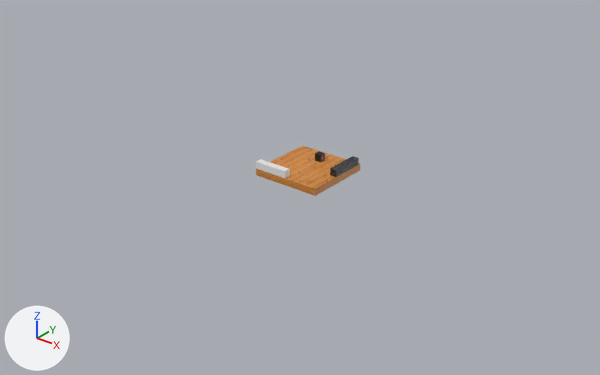
An edit to the glTF model common/models/1level/1level.gltf, drawn before and after from the same camera.
Before and after are seen from a camera (50 mm lens) standing at (125.9, -161.0, 92.5) and looking at (1.1, -5.1, -4.2). The lights are fixed; the arrows at lower left show +X, +Y and +Z. Where no turn or scale is listed for an object, it has been applied to the vertices.

Objects in the first picture: 'Cube.001', 'Platform'.
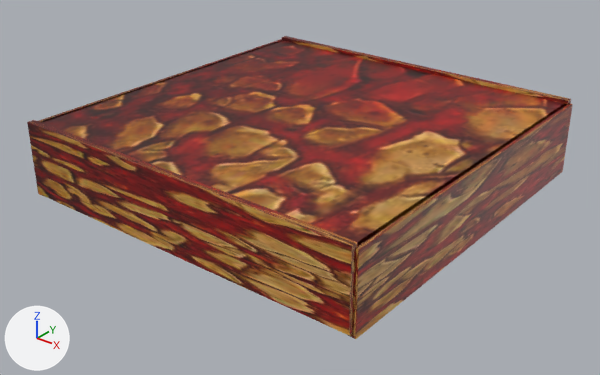
Changed parts and their boxes (x1, y1, x2, y2) in the pictures (600 x 375 px):
'Cube.001', recoloured, moved, rescaled: before (315, 151, 325, 162); after (41, 40, 568, 252)
'wall2', added: after (27, 120, 358, 335)
'wall3', added: after (348, 103, 573, 339)
'wall', added: after (282, 36, 571, 104)
'wall4', added (brown): after (38, 39, 282, 196)
'Platform', unchanged, covered by the edit: before (256, 146, 360, 196)

What changed in the scene script:
```text
Add img_cringe:
    img_cringe = load_image('cringe', 'cringe.png', 724, 512, 'sRGB')
Add mat_material_013:
    mat_material_013 = principled_material('Material.013')
    mat_material_013.texture = img_cringe
Add mat_material_017:
    mat_material_017 = principled_material('Material.017')
    mat_material_017.texture = img_cringe
Add mat_material_016:
    mat_material_016 = principled_material('Material.016')
    mat_material_016.texture = img_cringe
Add mat_material_015:
    mat_material_015 = principled_material('Material.015')
    mat_material_015.texture = img_cringe
Add mat_material_014:
    mat_material_014 = principled_material('Material.014')
    mat_material_014.texture = img_cringe
Change me_cube:
    where me_cube.from_pydata(...)  # 8 vertices, 12 faces; spans x -1.0..1.0, y -1.0..1.0, z -1.0..1.0
    remove me_cube.materials.append(mat_material_009)  # picture img_enemy_texture
    add me_cube.materials.append(mat_material_013)  # picture img_cringe
Add me_cube_014:
    me_cube_014.from_pydata(...)  # a box spanning x -1.0..1.0, y -50.0..50.0, z -10.0..10.0
    me_cube_014.materials.append(mat_material_017)  # picture img_cringe
Add me_cube_013:
    me_cube_013.from_pydata(...)  # a box spanning x -1.0..1.0, y -50.0..50.0, z -10.0..10.0
    me_cube_013.materials.append(mat_material_016)  # picture img_cringe
Add me_cube_012:
    me_cube_012.from_pydata(...)  # a box spanning x -50.0..50.0, y -1.0..1.0, z -10.0..10.0
    me_cube_012.materials.append(mat_material_015)  # picture img_cringe
Add me_cube_011:
    me_cube_011.from_pydata(...)  # a box spanning x -50.0..50.0, y -1.0..1.0, z -10.0..10.0
    me_cube_011.materials.append(mat_material_014)  # picture img_cringe
Change ob_cube_001:
    ob_cube_001.location: (0.0, 5.0, 1.0) -> (0.0, 0.0, 14.0)
    ob_cube_001.scale: (1.0, 1.0, 1.0) -> (50.0, 50.0, 1.0)
Add ob_wall4:
    ob_wall4 = bpy.data.objects.new('wall4', me_cube_014)
    ob_wall4.location = (-50.0, 0.0, 5.0)
Add ob_wall3:
    ob_wall3 = bpy.data.objects.new('wall3', me_cube_013)
    ob_wall3.location = (50.0, 0.0, 5.0)
Add ob_wall2:
    ob_wall2 = bpy.data.objects.new('wall2', me_cube_012)
    ob_wall2.location = (0.0, -50.0, 6.0)
Add ob_wall:
    ob_wall = bpy.data.objects.new('wall', me_cube_011)
    ob_wall.location = (0.0, 50.0, 6.0)
```
